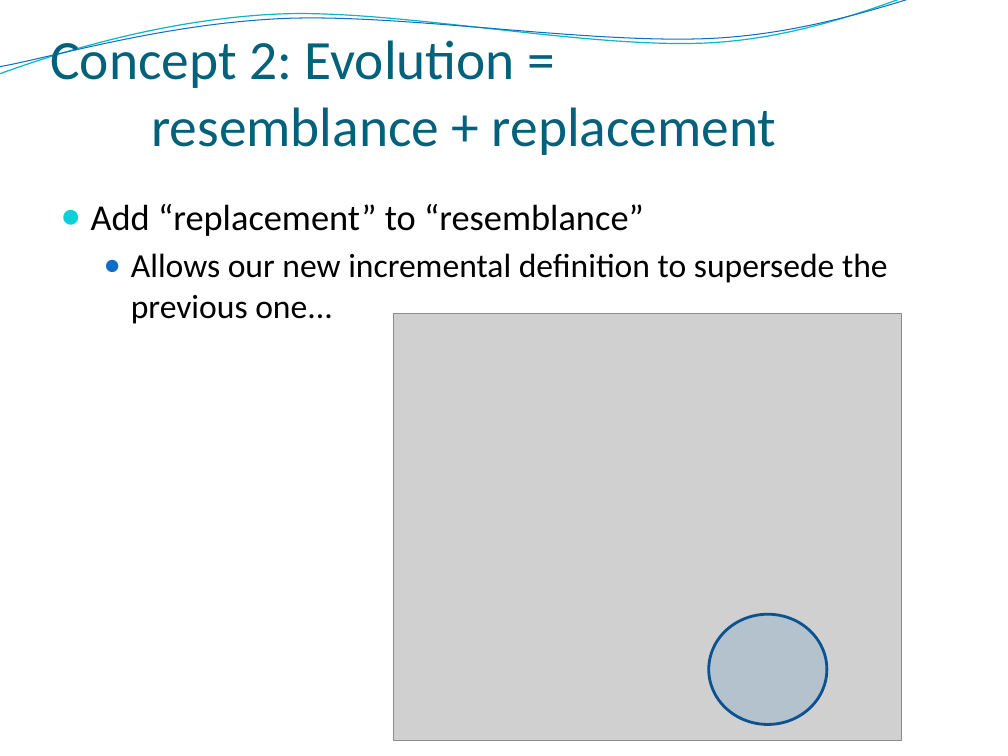
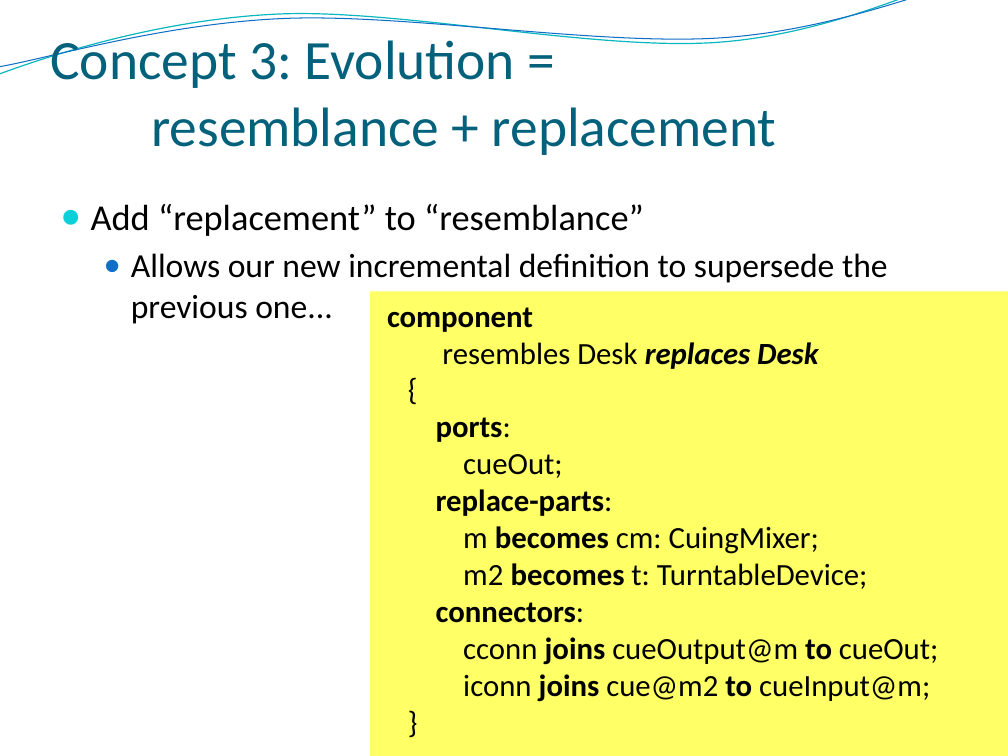
Before and after one commit to Intrinsarc/intrinsarc-evolve, a slide deck: slide 21 of Academic Work/presentations/prague/Evolve - Introduction.pptx. Drawn at 1008x756 pixels with LibreOffice and Linux fonts; fonts in the diff are those of the drawing; grey boxes stand for pictures; background and template pictures are left out. Boxes give left, top, right and bottom in pixels: in the first picture for what was removed or moved away, otherwise in the second. Text is boxed around its words. In the diff, an @@ line names an element or a change of style, - is before the commit and + after.

```diff
--- a/Academic Work/presentations/prague/Evolve - Introduction.pptx
+++ b/Academic Work/presentations/prague/Evolve - Introduction.pptx
@@ title at [50,33,776,155]: text changed @@
-Concept 2: Evolution =
-resemblance + replacement
+Concept 3: Evolution =
+resemblance + replacement
@@ rectangle added at [370,291,1008,756], fill #FFFF66, 22 pt, text #000000 @@
+component
+resembles Desk replaces Desk
+{
+ports:
+cueOut;
+replace-parts:
+m becomes cm: CuingMixer;
+m2 becomes t: TurntableDevice;
+connectors:
+cconn joins cueOutput@m to cueOut;
+iconn joins cue@m2 to cueInput@m;
+}
@@ picture removed at [394,313,902,740] @@
@@ ellipse removed at [709,614,827,724] @@
```
Also in this commit, not shown: 4 other slides changed, 1 slide added.
